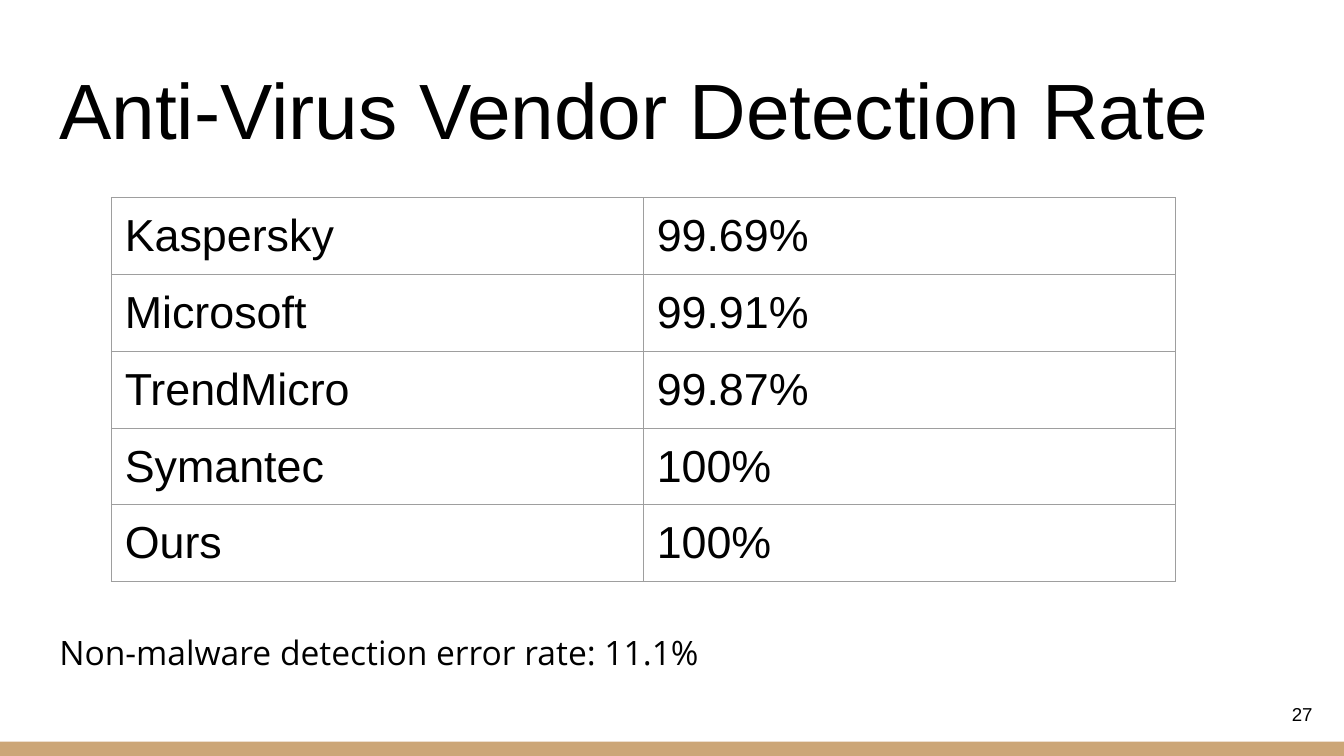
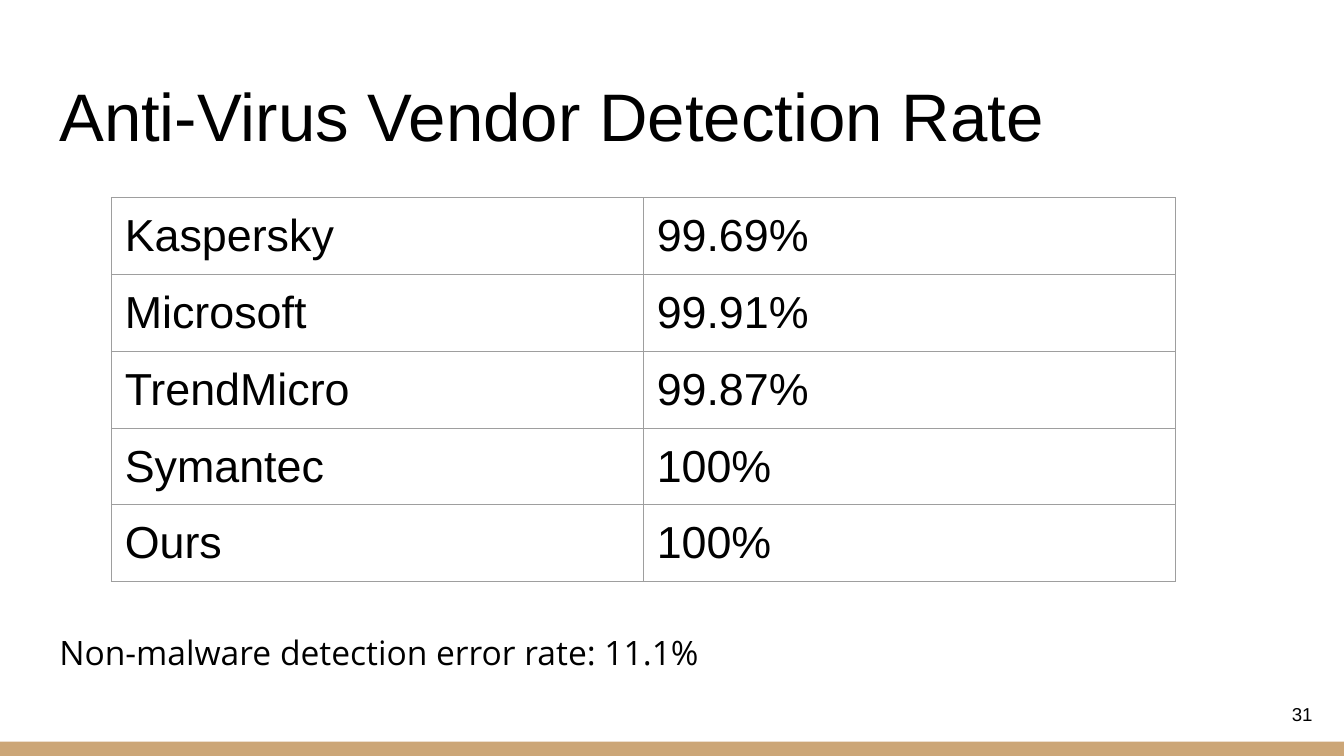
Before and after one commit to chpeng26/CNS_Final, a slide deck: slide 31 of leo/Team11 CNS_Final Present.pptx (slide 27 before the commit). Drawn at 1344x756 pixels with LibreOffice and Linux fonts; fonts in the diff are those of the drawing. Boxes give left, top, right and bottom in pixels: in the first picture for what was removed or moved away, otherwise in the second. Text is boxed around its words. In the diff, an @@ line names an element or a change of style, - is before the commit and + after.

```diff
--- a/leo/Team11 CNS_Final Present.pptx
+++ b/leo/Team11 CNS_Final Present.pptx
@@ title "Anti-Virus Vendor Detection Rate" at (59, 92, 1044, 142): size 42 to 36 pt @@
@@ page number at (1292, 708, 1313, 721): text changed @@
-27
+31
```
Also in this commit, not shown: 10 other slides changed, 6 slides added, 2 slides removed.
